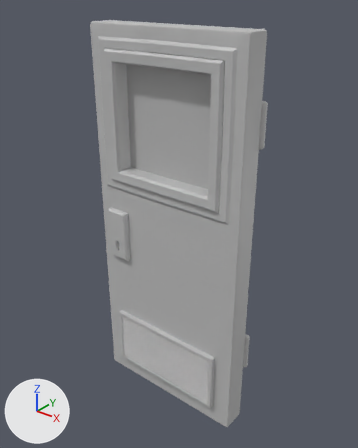
The FBX model RAW/AssetsRosa/SM_DoorRight_01.fbx, before and after one commit.
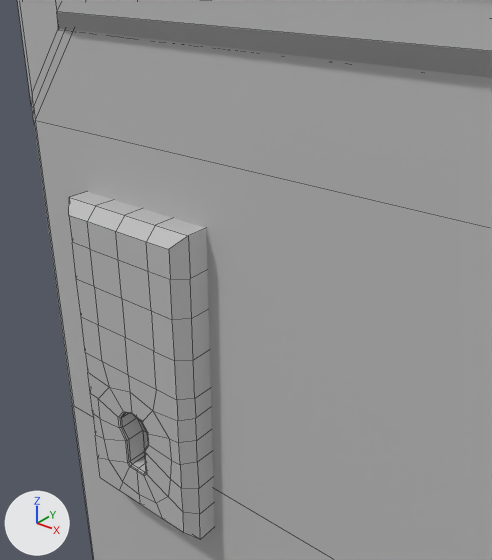
Each version is shown whole from a camera (50 mm lens) standing at (0.959, -1.726, 2.064) and looking at (-0.385, -0.045, 1.022), then close up from a camera (50 mm lens) standing at (-0.359, -0.441, 1.199) and looking at (-0.611, -0.126, 1.004). Arrows for +X, +Y and +Z are at lower left; the lights stay in place. The older version's two pictures come first. The close-ups show mesh edges as thin lines. Where no turn or scale is listed for an object, it has been applied to the vertices.
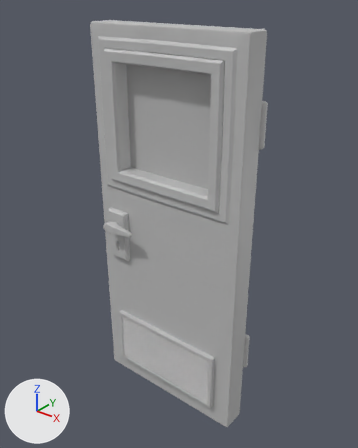
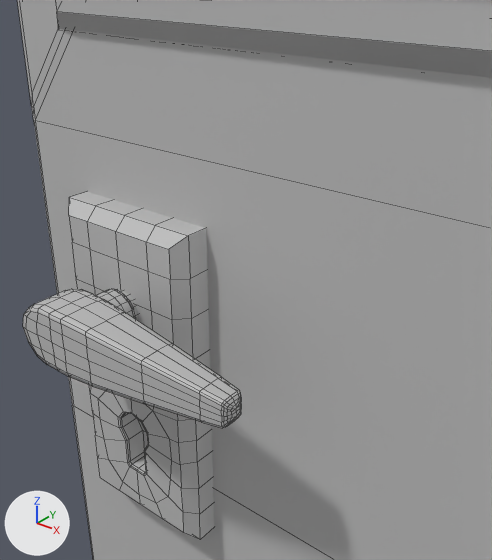
Edits to the bpy script that builds the scene:
```text
Add me_mesh_003:
    me_mesh_003.from_pydata(...)  # 373 vertices, 364 faces; spans x -0.035..0.142, y -0.018..0.06, z -0.023..0.023
    me_mesh_003.materials.append(mat_standardsurface1)  # light grey #c0c0c0
Add ob_doorrighthandle_01:
    ob_doorrighthandle_01 = bpy.data.objects.new('DoorRightHandle_01', me_mesh_003)
    ob_doorrighthandle_01.location = (-0.7, -0.2, 0.9661)
```

Changed parts and their boxes (x1, y1, x2, y2) in the close-ups (492 x 560 px):
'DoorRightHandle_01', added
    after: (23, 289, 241, 428)
